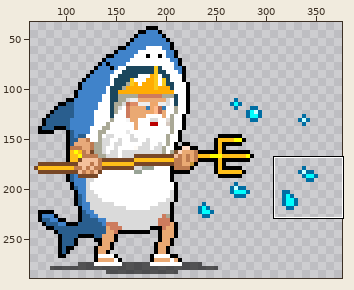
Sprite sheet -- Resources/character/pack_002/char_012_attack_02.png. The first picture is a wide view before the edit; the outline marks the close-up.
Close-up. Before the edit:
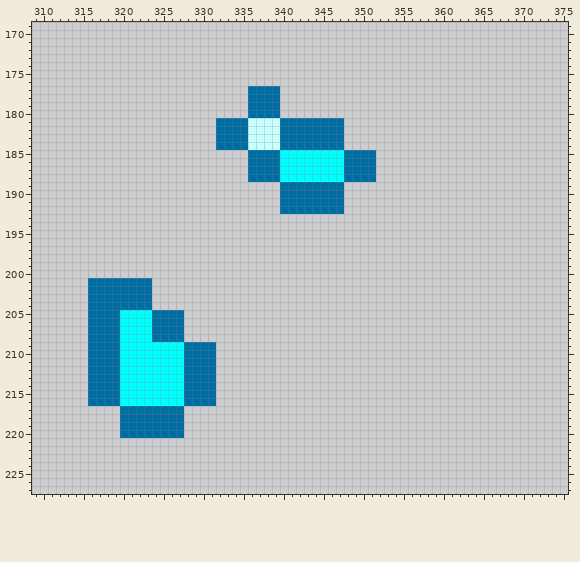
The file is 388x296 pixels. Colours within 5 levels of each other are drawn and written as one. Shown: x 309..375, y 169..227. The wide view leaves out empty margins. The commit also changed other parts of the picture, which this record leaves out.
Now the later version:
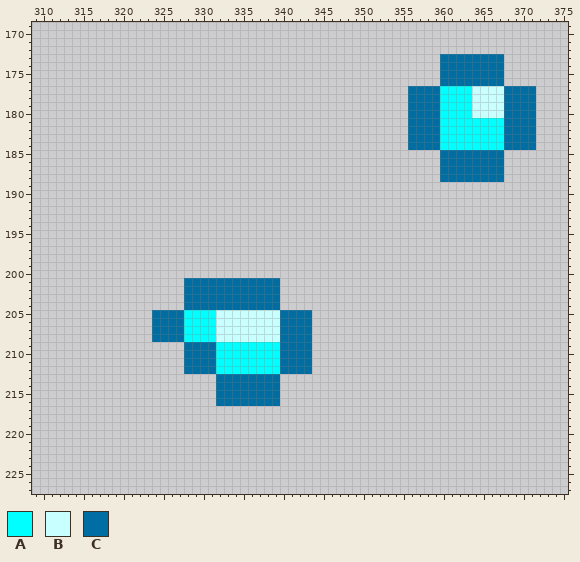
Palette (. is transparent): A #00ffff  B #c8ffff  C #006ea3
What changed:
@@ x 330..373 @@
 172 ............................................
-173 ............................................
-174 ............................................
-175 ............................................
-176 ............................................
-177 ......CCCC..................................
-178 ......CCCC..................................
-179 ......CCCC..................................
-180 ......CCCC..................................
-181 ..CCCCBBBBCCCCCCCC..........................
-182 ..CCCCBBBBCCCCCCCC..........................
-183 ..CCCCBBBBCCCCCCCC..........................
-184 ..CCCCBBBBCCCCCCCC..........................
-185 ......CCCCAAAAAAAACCCC......................
-186 ......CCCCAAAAAAAACCCC......................
-187 ......CCCCAAAAAAAACCCC......................
-188 ......CCCCAAAAAAAACCCC......................
-189 ..........CCCCCCCC..........................
-190 ..........CCCCCCCC..........................
-191 ..........CCCCCCCC..........................
-192 ..........CCCCCCCC..........................
+173 ..............................CCCCCCCC......
+174 ..............................CCCCCCCC......
+175 ..............................CCCCCCCC......
+176 ..............................CCCCCCCC......
+177 ..........................CCCCAAAABBBBCCCC..
+178 ..........................CCCCAAAABBBBCCCC..
+179 ..........................CCCCAAAABBBBCCCC..
+180 ..........................CCCCAAAABBBBCCCC..
+181 ..........................CCCCAAAAAAAACCCC..
+182 ..........................CCCCAAAAAAAACCCC..
+183 ..........................CCCCAAAAAAAACCCC..
+184 ..........................CCCCAAAAAAAACCCC..
+185 ..............................CCCCCCCC......
+186 ..............................CCCCCCCC......
+187 ..............................CCCCCCCC......
+188 ..............................CCCCCCCC......
+189 ............................................
+190 ............................................
+191 ............................................
+192 ............................................
 193 ............................................
@@ x 314..345 @@
 200 ................................
-201 ..CCCCCCCC......................
-202 ..CCCCCCCC......................
-203 ..CCCCCCCC......................
-204 ..CCCCCCCC......................
-205 ..CCCCAAAACCCC..................
-206 ..CCCCAAAACCCC..................
-207 ..CCCCAAAACCCC..................
-208 ..CCCCAAAACCCC..................
-209 ..CCCCAAAAAAAACCCC..............
-210 ..CCCCAAAAAAAACCCC..............
-211 ..CCCCAAAAAAAACCCC..............
-212 ..CCCCAAAAAAAACCCC..............
-213 ..CCCCAAAAAAAACCCC..............
-214 ..CCCCAAAAAAAACCCC..............
-215 ..CCCCAAAAAAAACCCC..............
-216 ..CCCCAAAAAAAACCCC..............
-217 ......CCCCCCCC..................
-218 ......CCCCCCCC..................
-219 ......CCCCCCCC..................
-220 ......CCCCCCCC..................
+201 ..............CCCCCCCCCCCC......
+202 ..............CCCCCCCCCCCC......
+203 ..............CCCCCCCCCCCC......
+204 ..............CCCCCCCCCCCC......
+205 ..........CCCCAAAABBBBBBBBCCCC..
+206 ..........CCCCAAAABBBBBBBBCCCC..
+207 ..........CCCCAAAABBBBBBBBCCCC..
+208 ..........CCCCAAAABBBBBBBBCCCC..
+209 ..............CCCCAAAAAAAACCCC..
+210 ..............CCCCAAAAAAAACCCC..
+211 ..............CCCCAAAAAAAACCCC..
+212 ..............CCCCAAAAAAAACCCC..
+213 ..................CCCCCCCC......
+214 ..................CCCCCCCC......
+215 ..................CCCCCCCC......
+216 ..................CCCCCCCC......
+217 ................................
+218 ................................
+219 ................................
+220 ................................
 221 ................................
Changed places in both close-ups, as pixel boxes (x1, y1, x2, y2):
changed: (216, 54, 536, 214)
changed: (88, 278, 312, 438)
